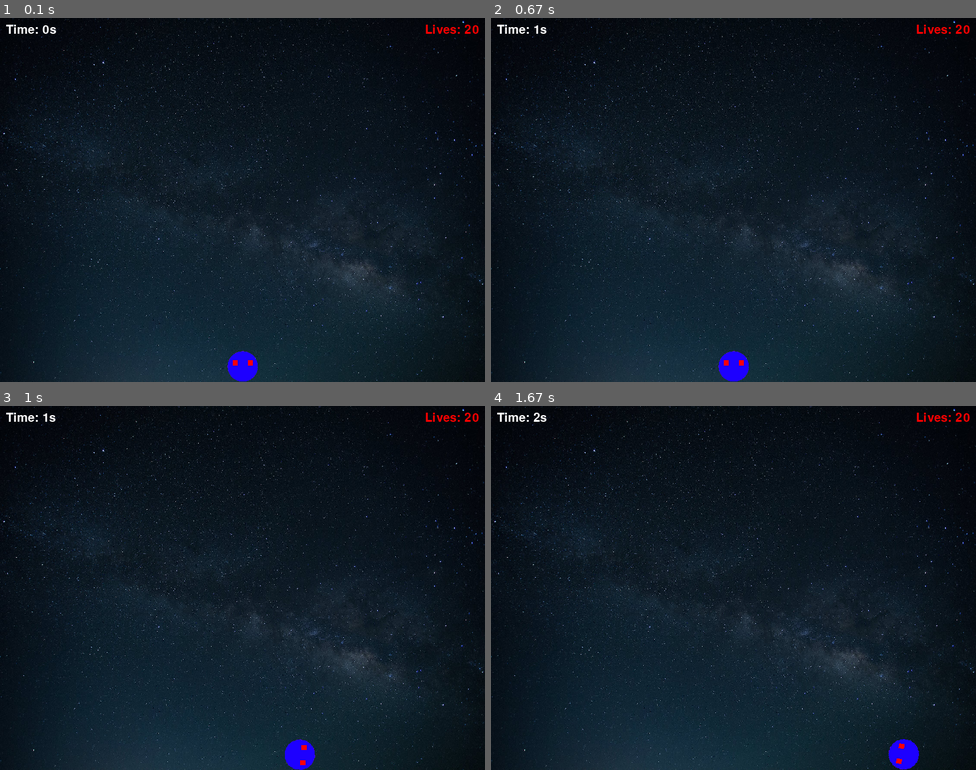
Above: before the commit, frames 1-4 (two rows, left to right).
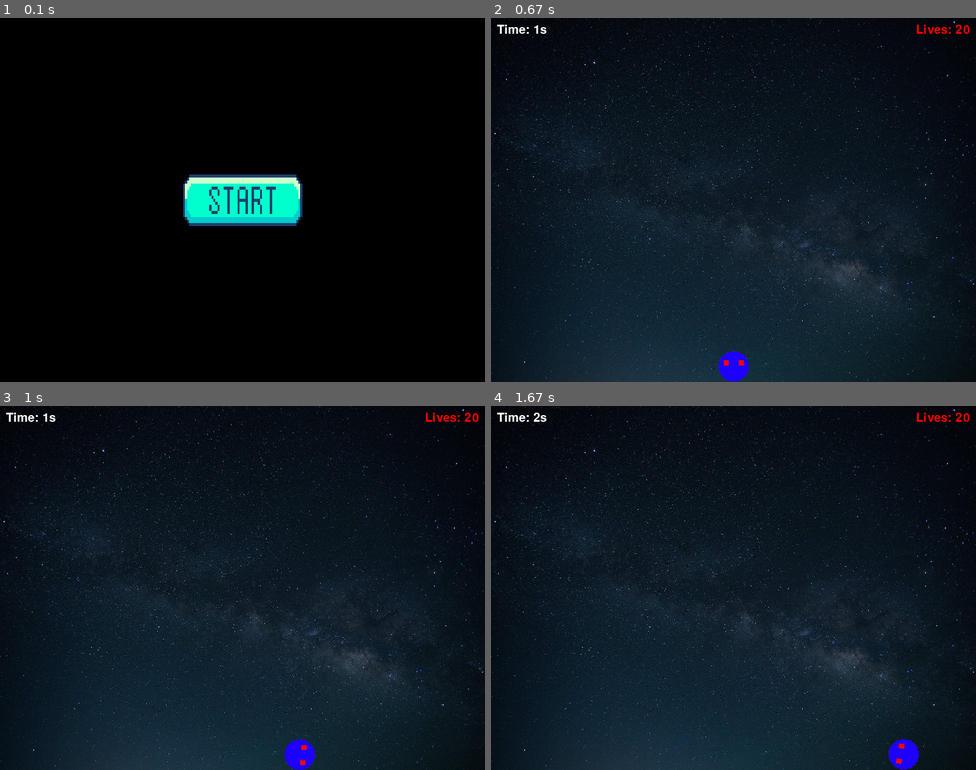
Above: after the commit, the same moments.

Repository: Oussecg/pygame-simple-game
Game: pygame game, started from main.py
The game is run twice, just before and just after one commit, with the same random seed, the same clock (stepped at 60 frames per second) and the same inputs.
Inputs (mouse positions are in pixels of both pictures, inside the frame that each line leads up to):
- Up to frame 1 (0.1 s): no input
- Up to frame 2 (0.67 s): click (733, 200) at 0.38 s
- Up to frame 3 (1 s): hold Right from 0.67 s (still down)
- Up to frame 4 (1.67 s): release Right at 1.13 s; hold Right 1.17-1.63 s

The runs differ from the first frame. In frame 1, 74% of the frame differs, in the area x 0-100%, y 0-100%; in frame 2, nothing differs; in frame 3, nothing differs; in frame 4, nothing differs.

Commit message:
We add a start menu, fell free to try it !

Diff:
--- a/game.py
+++ b/game.py
@@ -6,6 +6,7 @@
 
 class Game:
     def __init__(self):
+        self.game_started = False
         self.default_add_increment = 4000
         self.add_increment = self.default_add_increment
         self.max_speed = 2000
@@ -24,47 +25,61 @@
         self.live_text = self.font.render(f"Lives: {self.player.lives}", True, "white")
         self.fps = 60
         self.rockets = pygame.sprite.Group()
+        self.start_button = pygame.image.load("assets/images/start.png")
+        self.start_button = pygame.transform.scale(self.start_button, (200, 100))
+        self.start_button_x = (pygame.display.get_surface().get_width() - self.start_button.get_width()) // 2
+        self.start_button_y = (pygame.display.get_surface().get_height() - self.start_button.get_height()) // 2
+        self.start_button_rect = self.start_button.get_rect(topleft=(self.start_button_x, self.start_button_y))
 
     def check_events(self):
+        if self.game_started:
+            self.elapsed_time = round(time() - self.start_time) * 1000
+            if self.add_increment > self.max_speed:
+                self.add_increment = self.default_add_increment
+                self.add_increment -= self.elapsed_time // 100
+            self.count = self.elapsed_time // self.add_increment
+            self.text = self.font.render(f'Time: {self.elapsed_time // 1000}s', True, (255, 255, 255))
+            self.live_text = self.font.render(f"Lives: {self.player.lives}", True, "red")
+
+            for rocket in self.rockets:
+                rocket.update()
+                if rocket.rect.bottom >= pygame.display.get_surface().get_height():
+                    self.rockets.remove(rocket)
+                    self.count -= 1
+                elif rocket.rect.colliderect(self.player.rect):
+                    self.player.lives -= 1
+                    self.rockets.remove(rocket)
+                    self.count -= 1
+
+            for z in range(self.count - len(self.rockets)):
+                self.rockets.add(Rocket())
+
+            self.player.check_live()
+
+            keys = pygame.key.get_pressed()
+            if keys[pygame.K_LEFT] or keys[pygame.K_q]:
+                self.player.move_left()
+            elif keys[pygame.K_RIGHT] or keys[pygame.K_d]:
+                self.player.move_right()
+
         for event in pygame.event.get():
             if event.type == pygame.QUIT:
                 pygame.quit()
                 exit()
-
-        self.elapsed_time = round(time() - self.start_time) * 1000
-        if self.add_increment > self.max_speed:
-            self.add_increment = self.default_add_increment
-            self.add_increment -= self.elapsed_time // 100
-        self.count = self.elapsed_time // self.add_increment
-        self.text = self.font.render(f'Time: {self.elapsed_time // 1000}s', True, (255, 255, 255))
-        self.live_text = self.font.render(f"Lives: {self.player.lives}", True, "red")
-
-        for rocket in self.rockets:
-            rocket.update()
-            if rocket.rect.bottom >= pygame.display.get_surface().get_height():
-                self.rockets.remove(rocket)
-                self.count -= 1
-            elif rocket.rect.colliderect(self.player.rect):
-                self.player.lives -= 1
-                self.rockets.remove(rocket)
-                self.count -= 1
-
-        for z in range(self.count - len(self.rockets)):
-            self.rockets.add(Rocket())
-
-        self.player.check_live()
-
-        keys = pygame.key.get_pressed()
-        if keys[pygame.K_LEFT] or keys[pygame.K_q]:
-            self.player.move_left()
-        elif keys[pygame.K_RIGHT] or keys[pygame.K_d]:
-            self.player.move_right()
+            elif event.type == pygame.MOUSEBUTTONDOWN:
+                print(self.start_button.get_rect())
+                print(event.pos)
+                if self.start_button_rect.collidepoint(event.pos):
+                    self.game_started = True
 
     def render(self):
-        self.screen.fill((0, 0, 0))
-        self.screen.blit(self.background, (0, 0))
-        self.screen.blit(self.player.img, self.player.rect)
-        self.screen.blit(self.text, (10, 10))
-        self.screen.blit(self.live_text, (pygame.display.get_surface().get_width() - (self.live_text.get_width() + 10), 10))
-        self.rockets.draw(self.screen)
-        self.clock.tick(self.fps)
+        if self.game_started:
+            self.screen.fill((0, 0, 0))
+            self.screen.blit(self.background, (0, 0))
+            self.screen.blit(self.player.img, self.player.rect)
+            self.screen.blit(self.text, (10, 10))
+            self.screen.blit(self.live_text, (pygame.display.get_surface().get_width() - (self.live_text.get_width() + 10), 10))
+            self.rockets.draw(self.screen)
+            self.clock.tick(self.fps)
+        elif not self.game_started:
+            self.screen.blit(self.start_button, self.start_button_rect)
--- a/main.py
+++ b/main.py
@@ -6,6 +6,9 @@
 game = Game()
 
 
+print(game.start_button_rect.x)
+print(game.start_button_rect.y)
+
 while True:
     game.check_events()
     game.render()
Binary file added: assets/images/start.png
